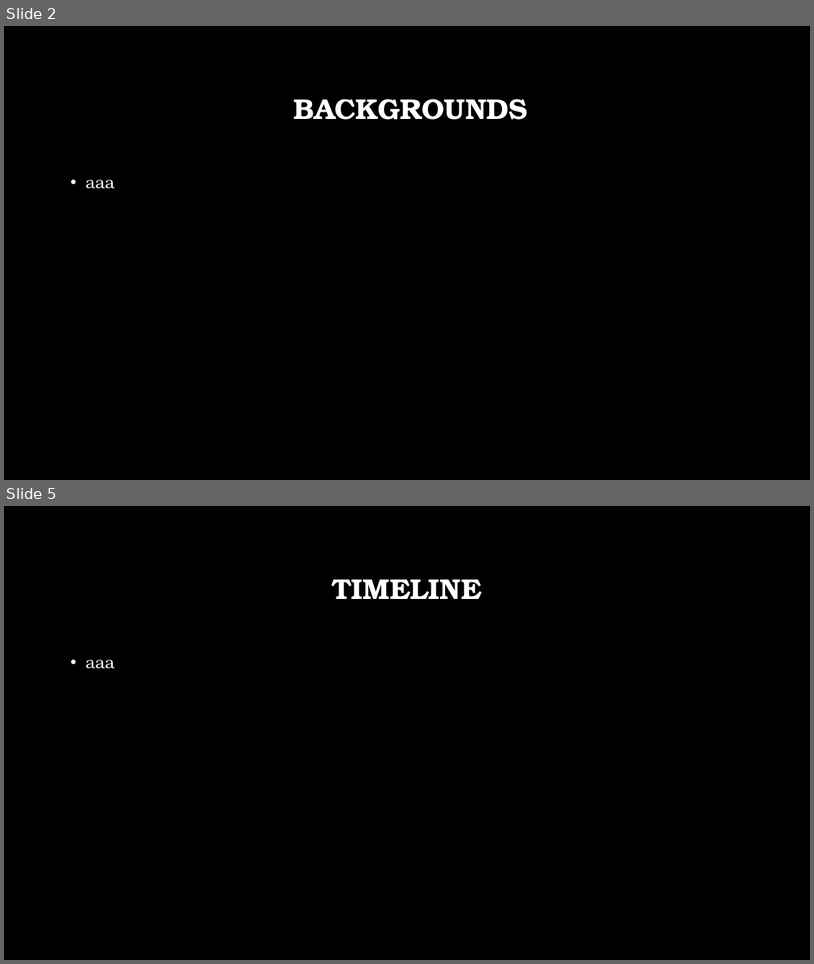
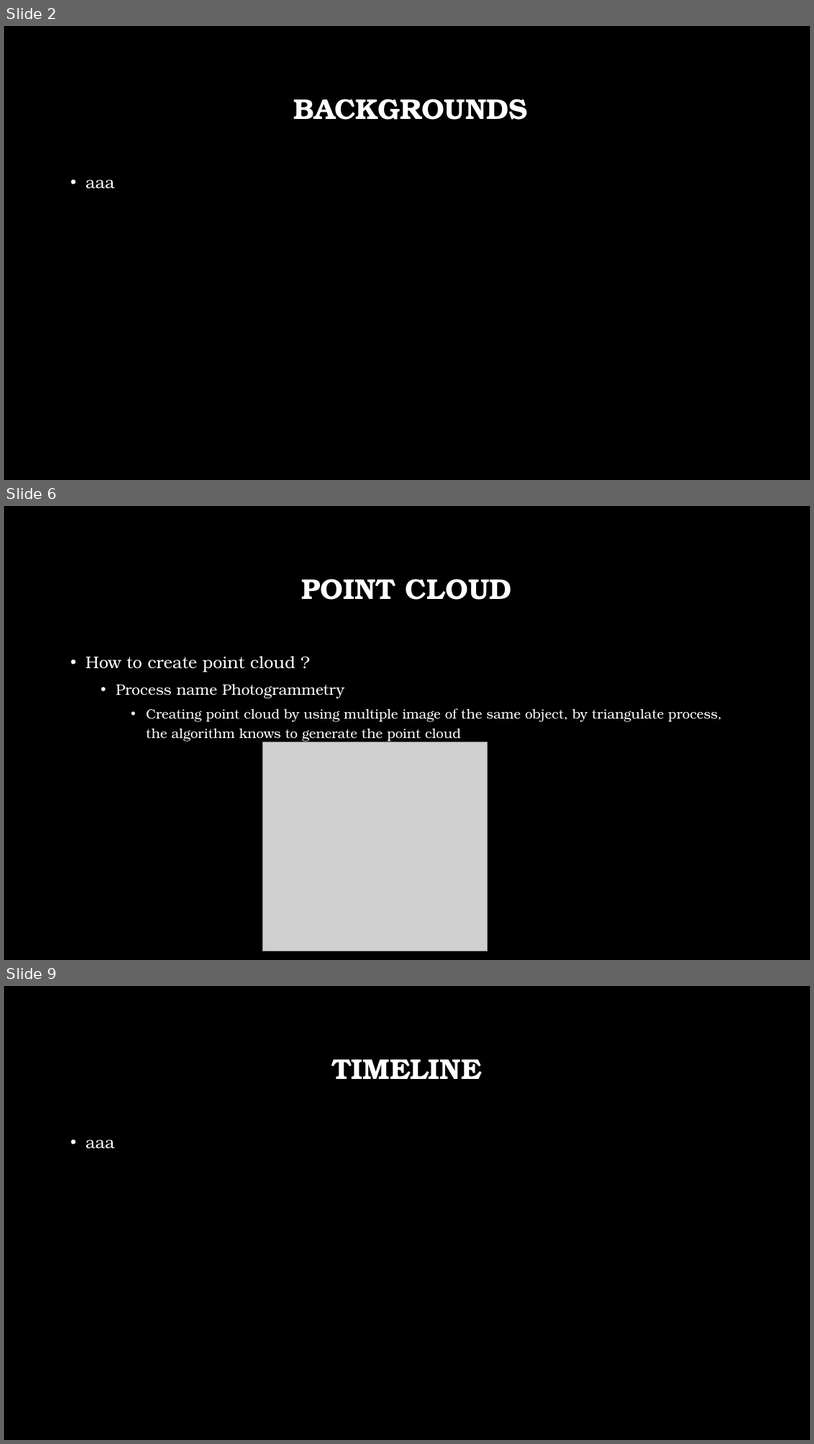
Before and after one commit to livneor207/helfcare, a slide deck: HW3/HC.pptx. Shown one above the other, each under a label of ours: slides 2 and 5 before the commit, slides 2, 6 and 9 after it; the slides between them are not shown. The pictures are 814x964 and 814x1444 pixels, drawn with LibreOffice and Linux fonts; fonts in the diff are those of the drawing; grey boxes stand for pictures; background and template pictures are left out. Boxes give left, top, right and bottom in pixels: in the first picture for what was removed or moved away, otherwise in the second. Text is boxed around its words. In the diff, an @@ line names an element or a change of style, - is before the commit and + after.

```diff
--- a/HW3/HC.pptx
+++ b/HW3/HC.pptx
@@ slide 6 added at (4, 506, 810, 960), background picture (left out) @@
@@ title added at (302, 579, 512, 600), 34 pt, text #FFFFFF, bold @@
+POINT CLOUD
@@ text added at (85, 656, 723, 741), 16 pt, text #FFFFFF @@
+• How to create point cloud ?
+  • Process name Photogrammetry
+    • Creating point cloud by using multiple image of the same object, by triangulate process, the algorithm knows to generate the point cloud
@@ picture added at (263, 742, 488, 951) @@
@@ what was slide 5 is now slide 9 @@
```
Also in this commit, not shown: 1 slide changed, 4 other slides added, 1 slide removed.
